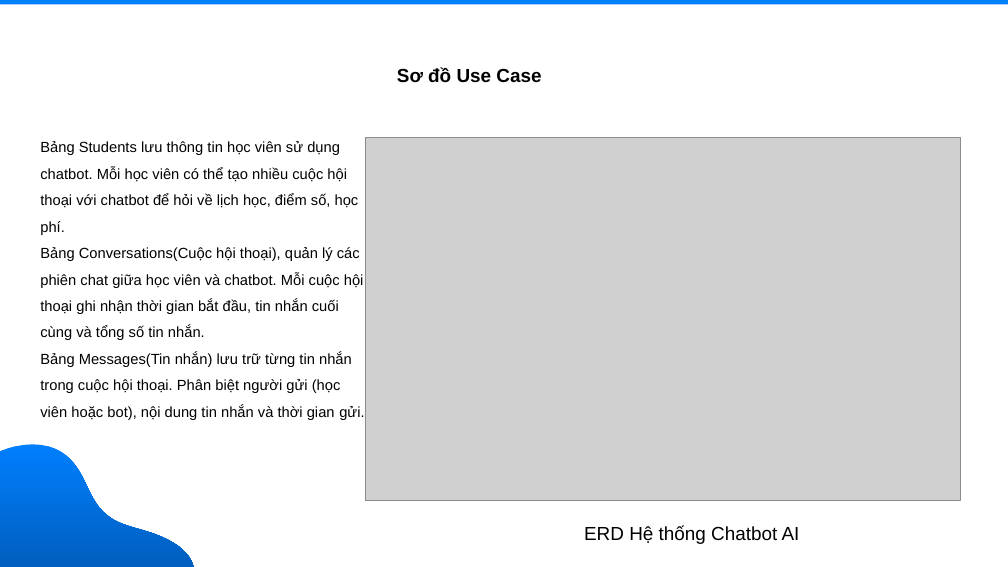
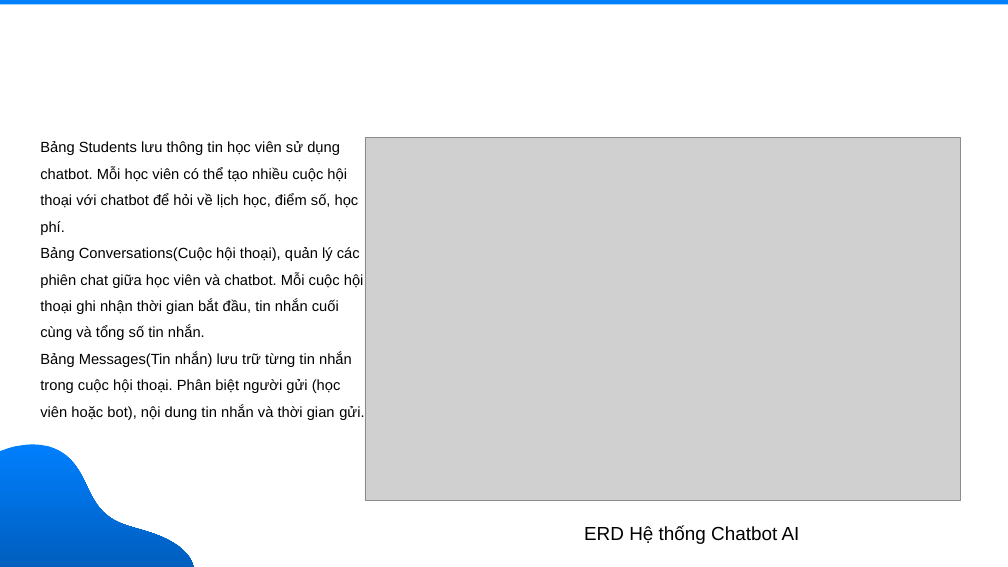
Before and after one commit to nguyendothanhloc/nguyendothanhloc-tn-da22ttd-110122105-nguyendothanhloc-xaydunghethongcotichhoptrolyaochottnn, a slide deck: slide 15 of docs/Slile.pptx. Drawn at 1008x567 pixels with LibreOffice and Linux fonts; fonts in the diff are those of the drawing; grey boxes stand for pictures; background and template pictures are left out. Boxes give left, top, right and bottom in pixels: in the first picture for what was removed or moved away, otherwise in the second. Text is boxed around its words. In the diff, an @@ line names an element or a change of style, - is before the commit and + after.

```diff
--- a/docs/Slile.pptx
+++ b/docs/Slile.pptx
@@ text removed at box(397, 68, 541, 83) @@
-Sơ đồ Use Case
```
Also in this commit, not shown: 3 other slides changed.
